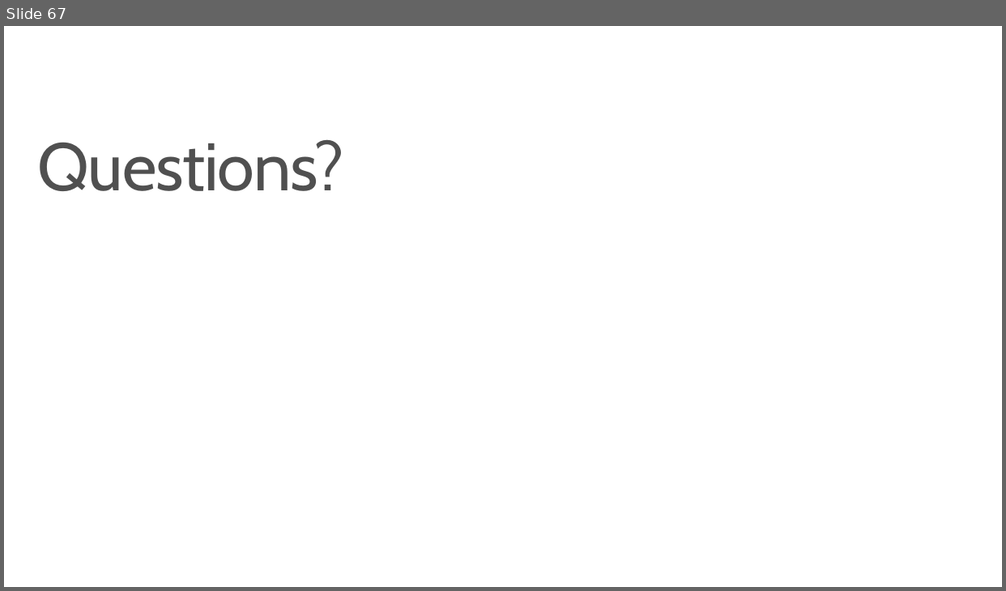
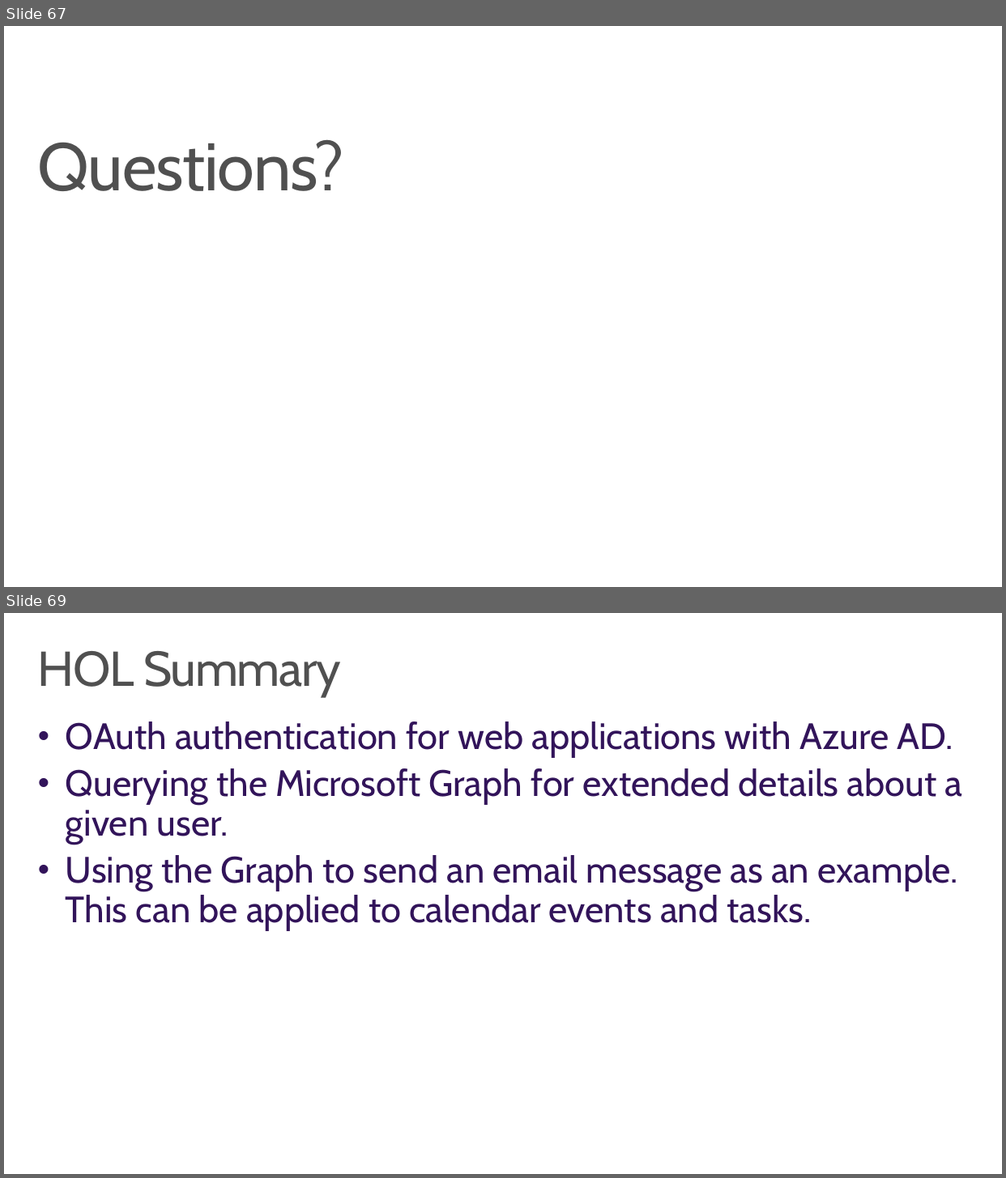
Before and after one commit to wely/DevCamp, a slide deck: Presentation/Module03-Identity-0365Apis.pptx. Shown one above the other, each under a label of ours: slide 67 before the commit, slides 67 and 69 after it; the slides between them are not shown. The pictures are 1006x591 and 1006x1178 pixels, drawn with LibreOffice and Linux fonts; fonts in the diff are those of the drawing; background and template pictures are left out. Boxes give left, top, right and bottom in pixels: in the first picture for what was removed or moved away, otherwise in the second. Text is boxed around its words. In the diff, an @@ line names an element or a change of style, - is before the commit and + after.

```diff
--- a/Presentation/Module03-Identity-0365Apis.pptx
+++ b/Presentation/Module03-Identity-0365Apis.pptx
@@ slide 69 added at (x1=4, y1=613, x2=1002, y2=1174), background #FFFFFF @@
@@ title added at (x1=38, y1=651, x2=341, y2=696), 47 pt, text #505050 @@
+HOL Summary
@@ text added at (x1=66, y1=722, x2=963, y2=931), 35.3 pt, text #32145A @@
+• OAuth authentication for web applications with Azure AD.
+• Querying the Microsoft Graph for extended details about a given user.
+• Using the Graph to send an email message as an example. This can be applied to calendar events and tasks.
```
Also in this commit, not shown: 2 other files.
